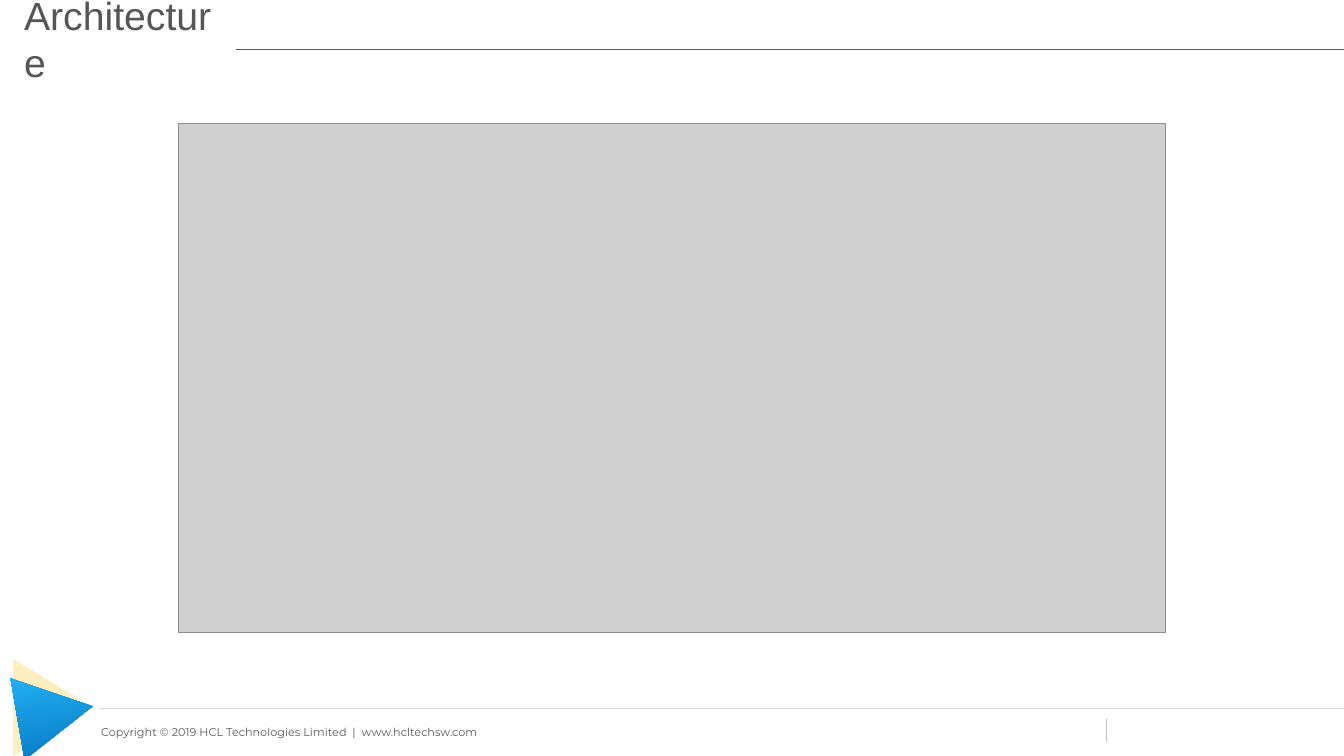
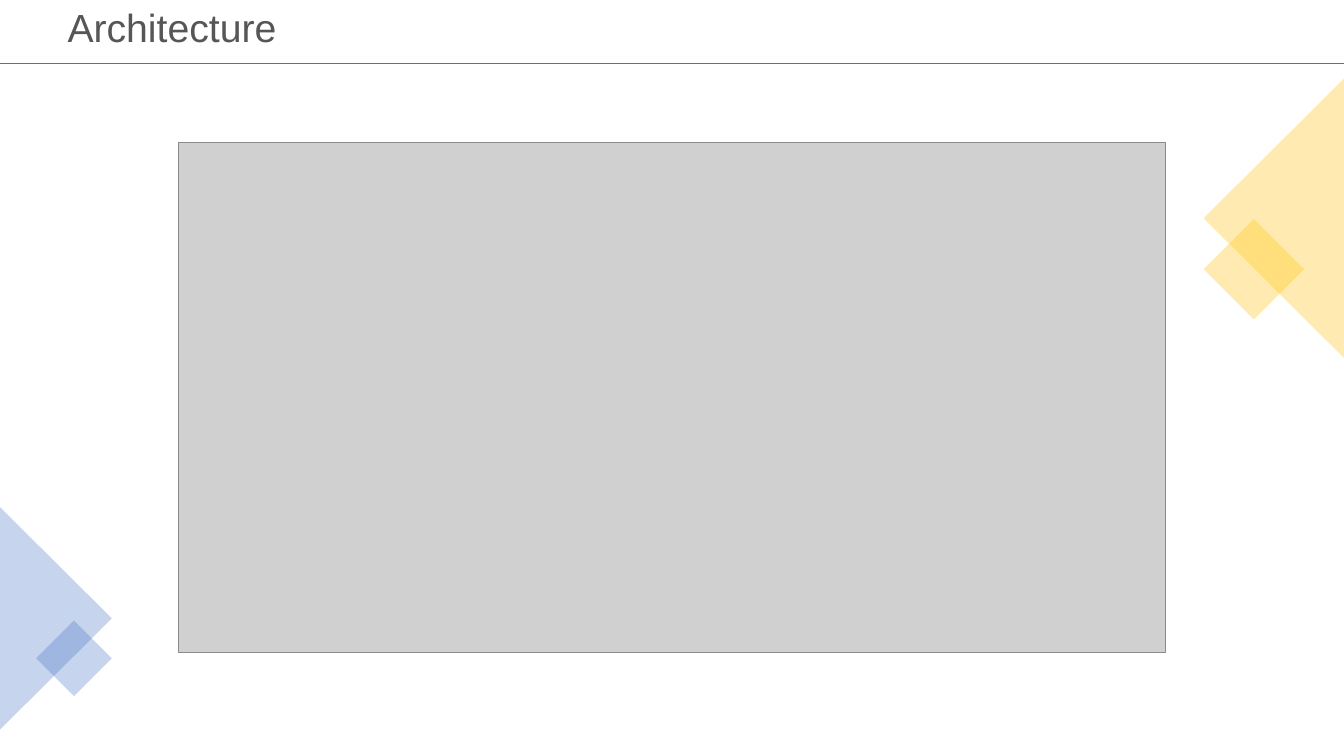
Before and after one commit to learning-zone/docker-and-kubernetes-basics, a slide deck: slide 4 of docker-workshop-files/Docker-Workshop.pptx. Drawn at 1344x756 pixels with LibreOffice and Linux fonts; fonts in the diff are those of the drawing; grey boxes stand for pictures; background and template pictures are left out. Boxes give left, top, right and bottom in pixels: in the first picture for what was removed or moved away, otherwise in the second. Text is boxed around its words. In the diff, an @@ line names an element or a change of style, - is before the commit and + after.

```diff
--- a/docker-workshop-files/Docker-Workshop.pptx
+++ b/docker-workshop-files/Docker-Workshop.pptx
@@ title "Architecture": place and size @@
-title "Architecture" at (14, 4, 236, 74)
+title "Architecture" at (68, 13, 277, 43)
@@ title "Architecture" at (68, 13, 277, 43): line spacing 1 to 0.9 @@
@@ line removed from (29, 49) to (1344, 49) @@
@@ line added from (0, 64) to (1344, 64), #4472C4 0.5 pt @@
@@ triangle added at (1204, 79, 1344, 358), fill #FFC000 at 30% opacity @@
@@ picture: place and size @@
-picture at (178, 123, 1165, 633)
+picture at (178, 142, 1165, 652)
@@ rectangle added at (1204, 219, 1305, 320), fill #FFC000 at 30% opacity @@
@@ triangle added at (0, 507, 112, 730), fill #4472C4 at 30% opacity @@
@@ rectangle added at (36, 620, 112, 696), fill #4472C4 at 30% opacity @@
@@ triangle removed at (14, 659, 94, 756) @@
@@ triangle removed at (11, 665, 100, 756) @@
@@ line removed from (100, 709) to (1344, 709) @@
@@ line removed from (1107, 719) to (1107, 742) @@
@@ text removed at (101, 728, 478, 738) @@
-Copyright © 2019 HCL Technologies Limited | www.hcltechsw.com
```
Also in this commit, not shown: 7 other slides changed.
